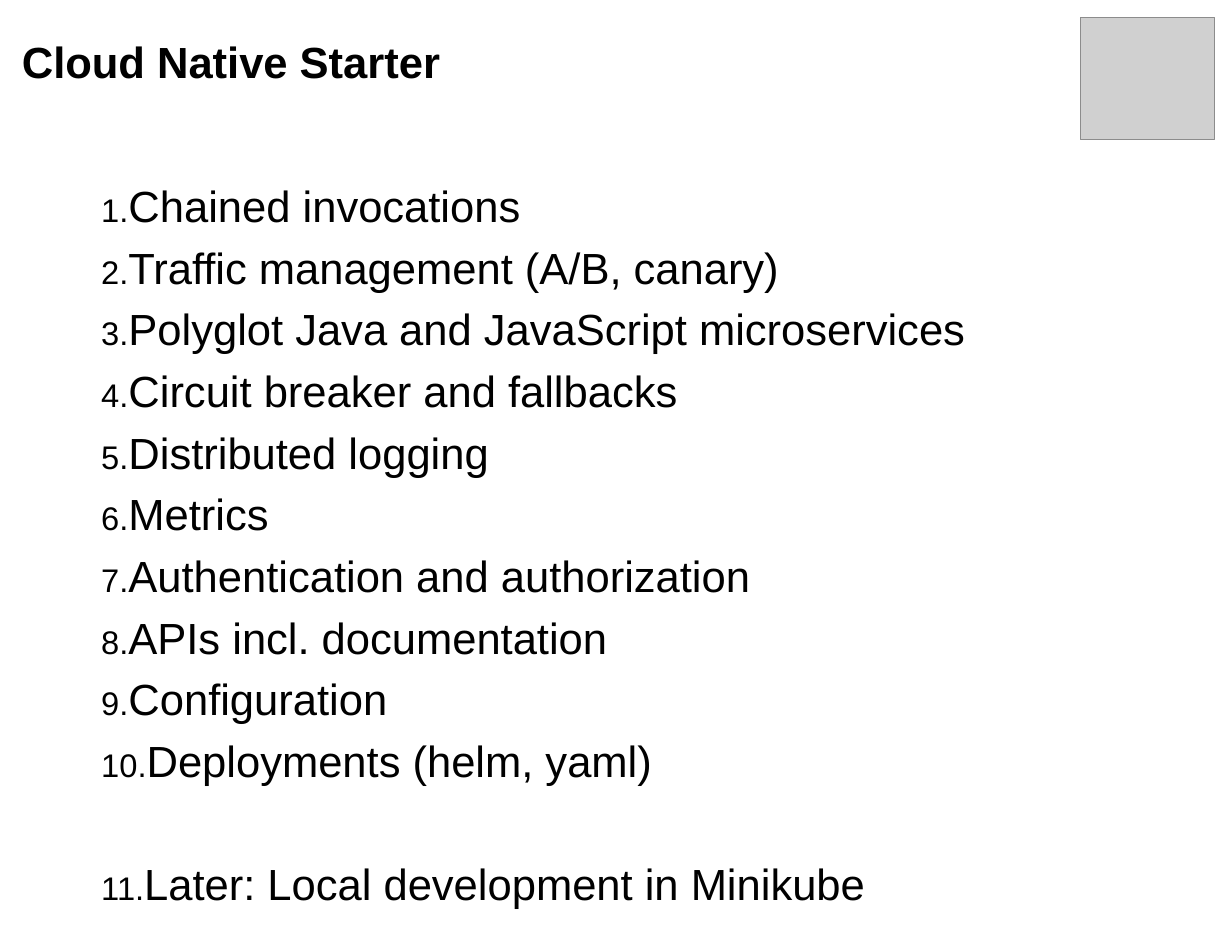
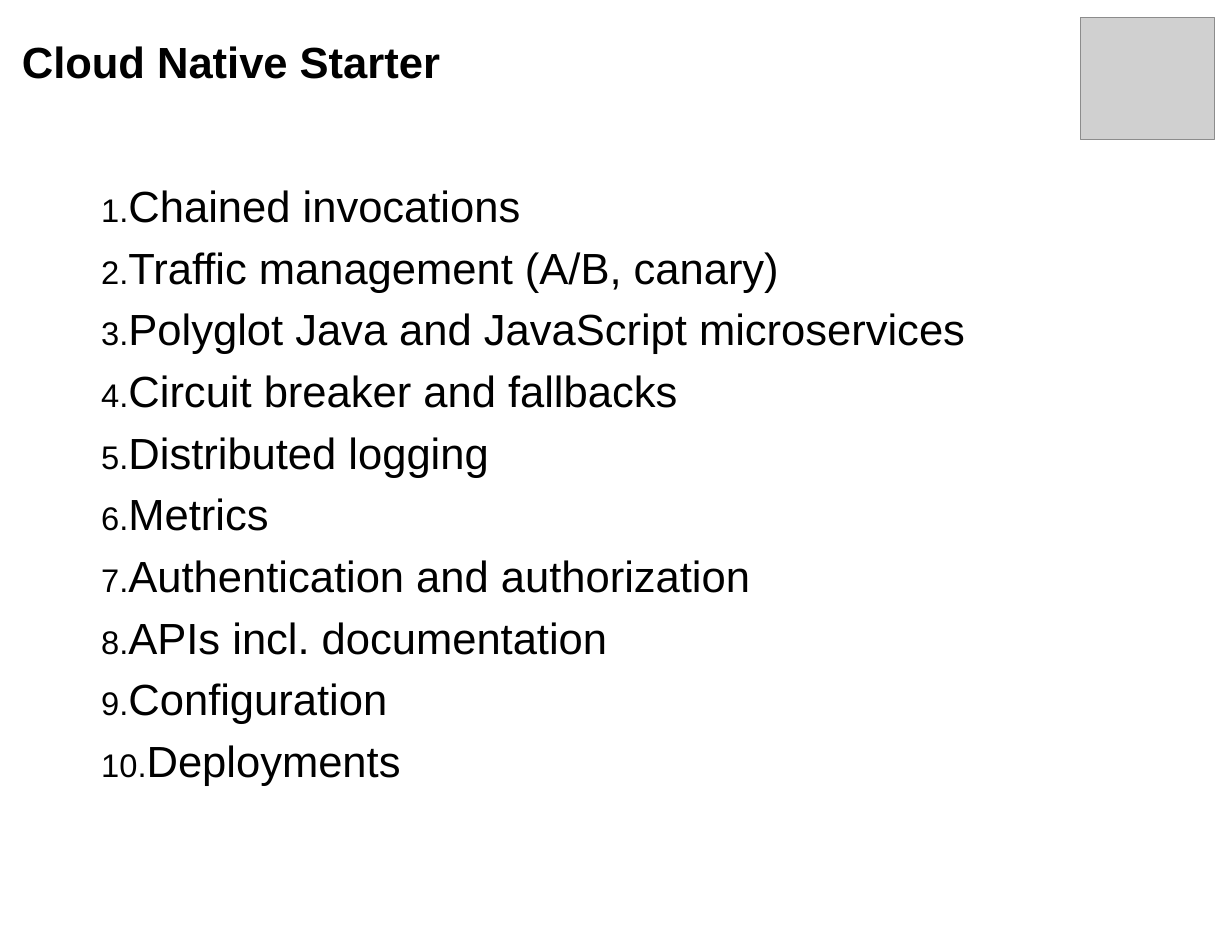
Before and after one commit to IBM/cloud-native-starter, a slide deck: slide 2 of cloud-native-starter.pptx. Drawn at 1232x952 pixels with LibreOffice and Linux fonts; fonts in the diff are those of the drawing; grey boxes stand for pictures. Boxes give left, top, right and bottom in pixels: in the first picture for what was removed or moved away, otherwise in the second. Text is boxed around its words. In the diff, an @@ line names an element or a change of style, - is before the commit and + after.

```diff
--- a/cloud-native-starter.pptx
+++ b/cloud-native-starter.pptx
@@ text at <box>147,745,401,786</box>: text changed @@
-10. Deployments (helm, yaml)
-11. Later: Local development in Minikube
+10. Deployments
```
Also in this commit, not shown: 1 other slide changed, 1 other file.
